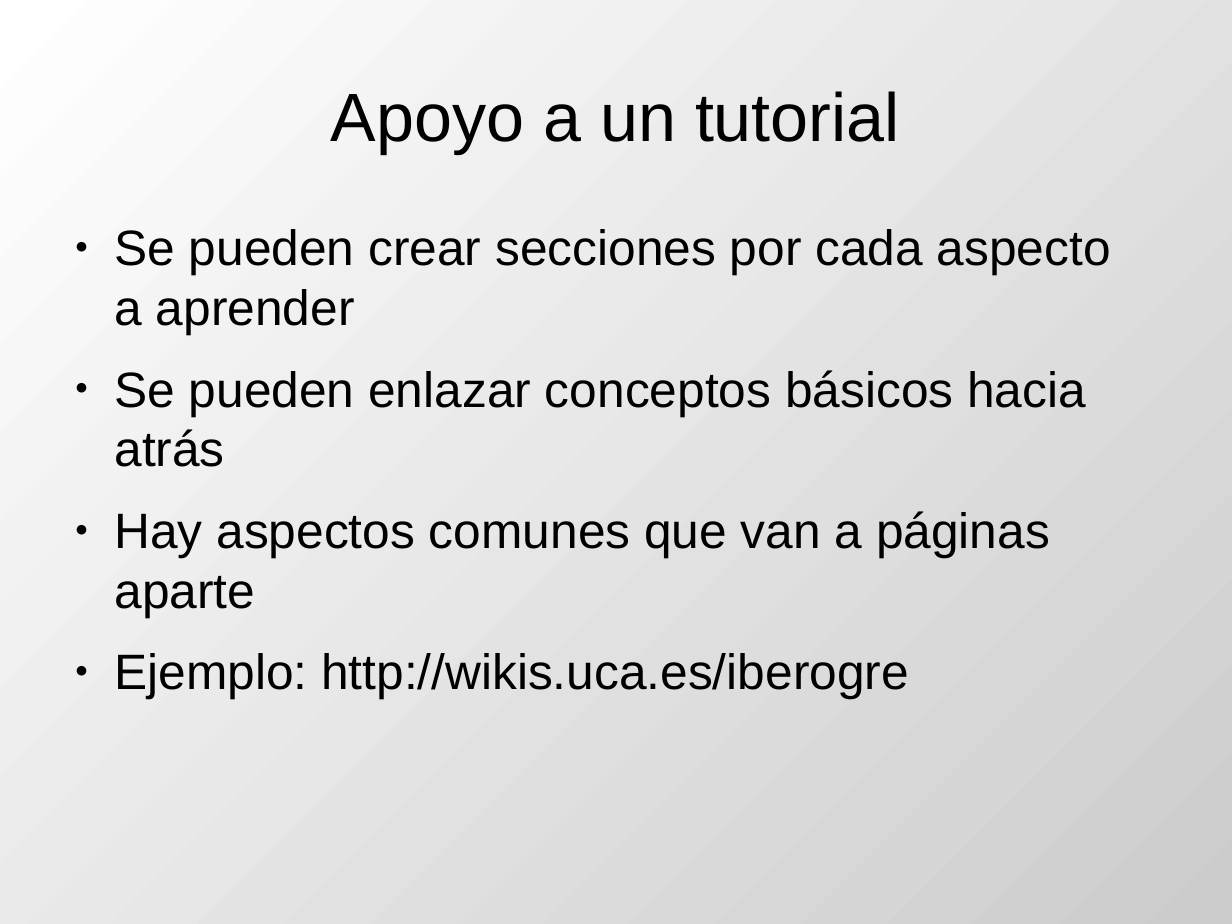
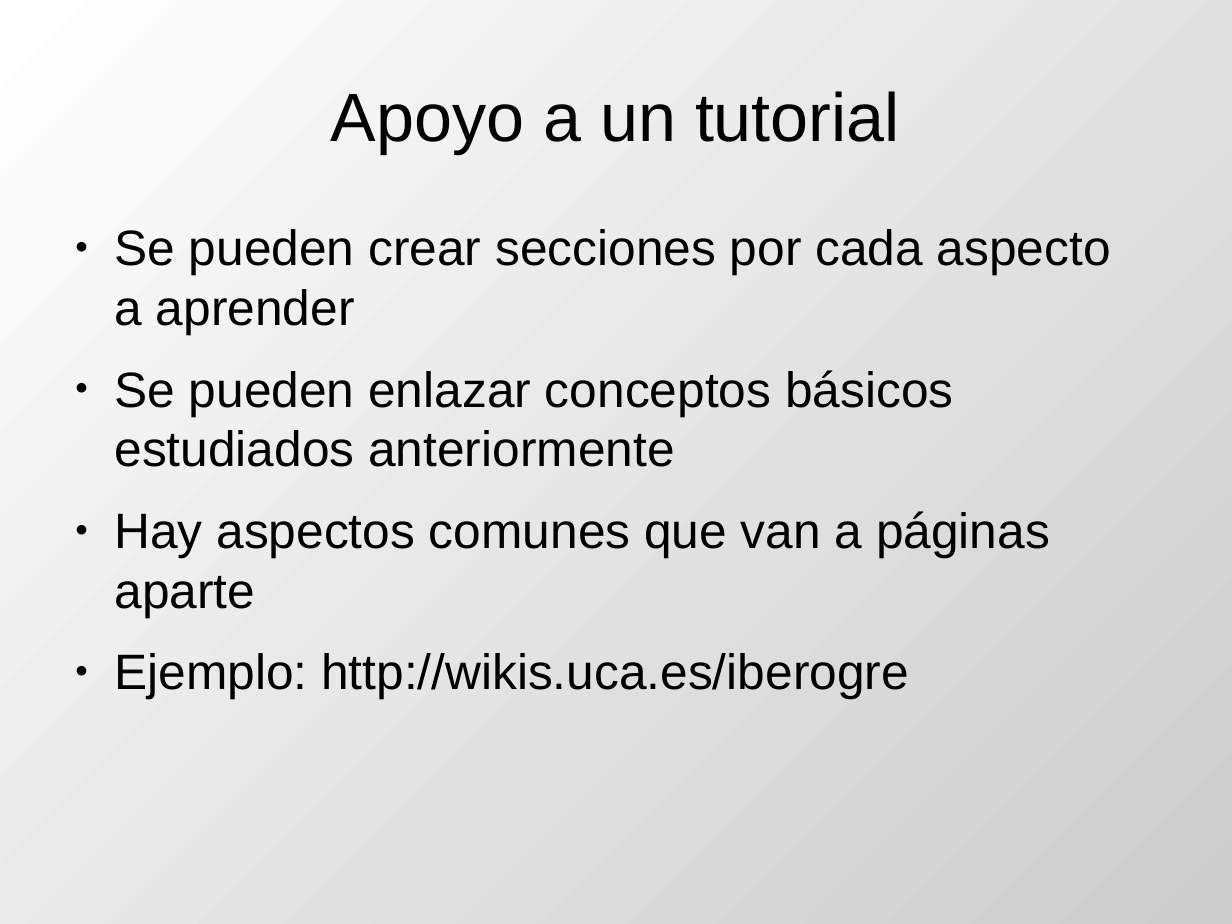
Before and after one commit to DrPantera/wikis4education, a slide deck: slide 19 of uca-2013_07/tema-2-WikisEnEducacion.odp (slide 11 before the commit). Drawn at 1232x924 pixels with LibreOffice and Linux fonts; fonts in the diff are those of the drawing. Boxes give left, top, right and bottom in pixels: in the first picture for what was removed or moved away, otherwise in the second. Text is boxed around its words. In the diff, an @@ line names an element or a change of style, - is before the commit and + after.

```diff
--- a/uca-2013_07/tema-2-WikisEnEducacion.odp
+++ b/uca-2013_07/tema-2-WikisEnEducacion.odp
@@ text at [114,370,953,467]: text changed @@
-● Se pueden enlazar conceptos básicos hacia atrás
+● Se pueden enlazar conceptos básicos estudiados anteriormente
```
Also in this commit, not shown: 2 other slides changed, 7 slides added, 7 slides removed, 4 other files.
